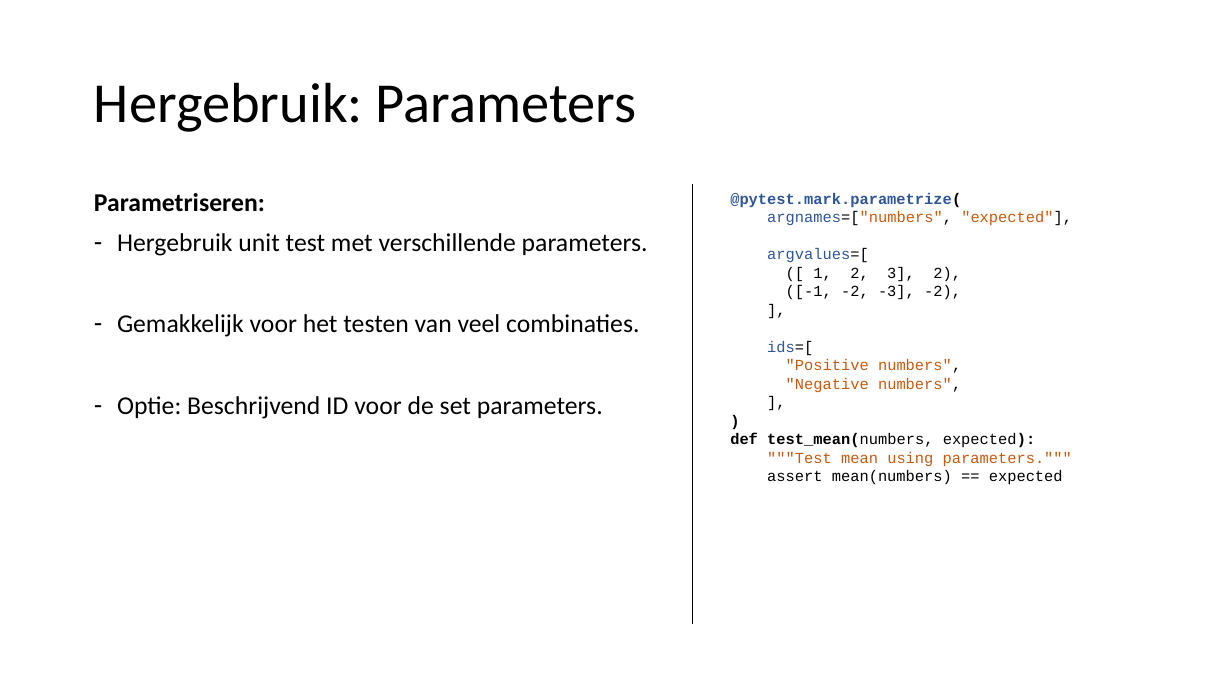
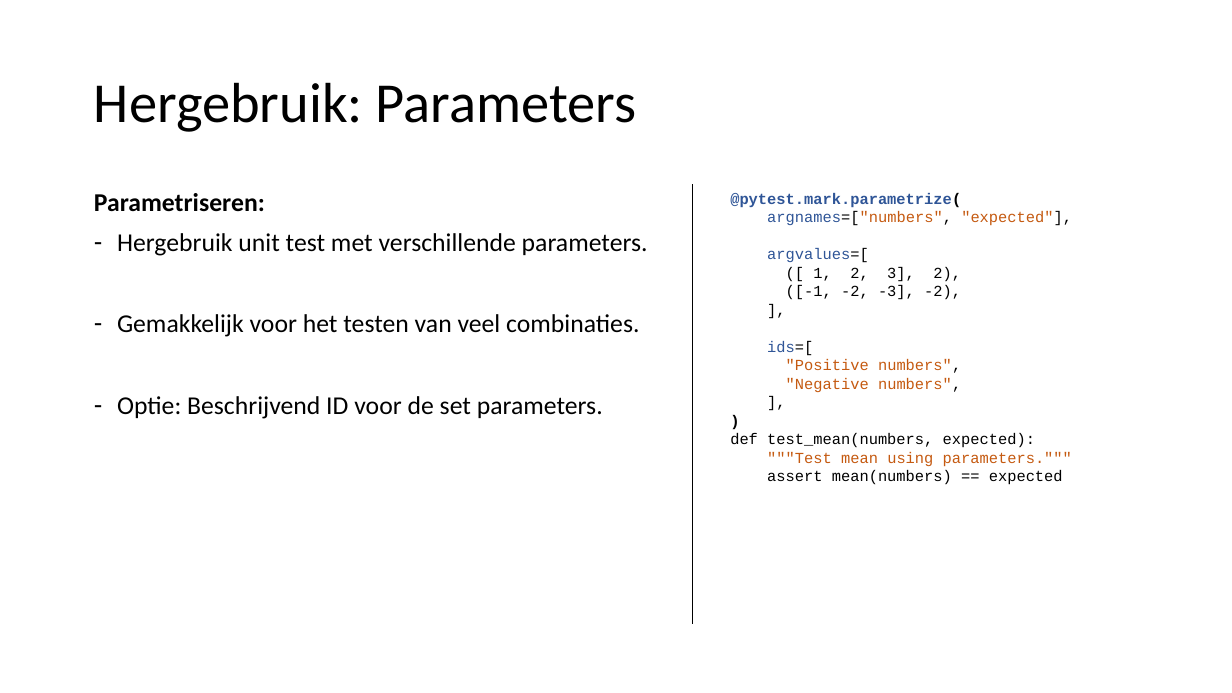
Before and after one commit to LFKoning/knowledge-sharing, a slide deck: slide 54 of python_course/2_production_code/python_cursus_2.pptx (slide 53 before the commit). Drawn at 1232x693 pixels with LibreOffice and Linux fonts; fonts in the diff are those of the drawing. Boxes give left, top, right and bottom in pixels: in the first picture for what was removed or moved away, otherwise in the second. Text is boxed around its words. In the diff, an @@ line names an element or a change of style, - is before the commit and + after.

```diff
--- a/python_course/2_production_code/python_cursus_2.pptx
+++ b/python_course/2_production_code/python_cursus_2.pptx
@@ text at (730, 433, 1035, 448): bold off in "def test_mean(numbers, expected):" @@
```
Also in this commit, not shown: 5 other slides changed, 1 slide added, 1 other file.
